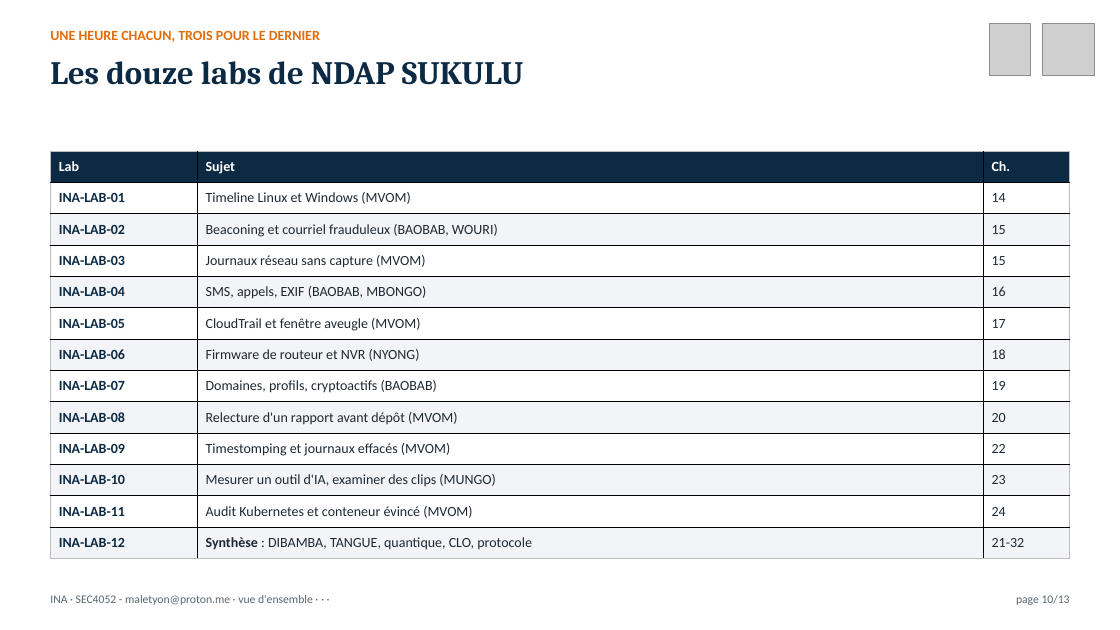
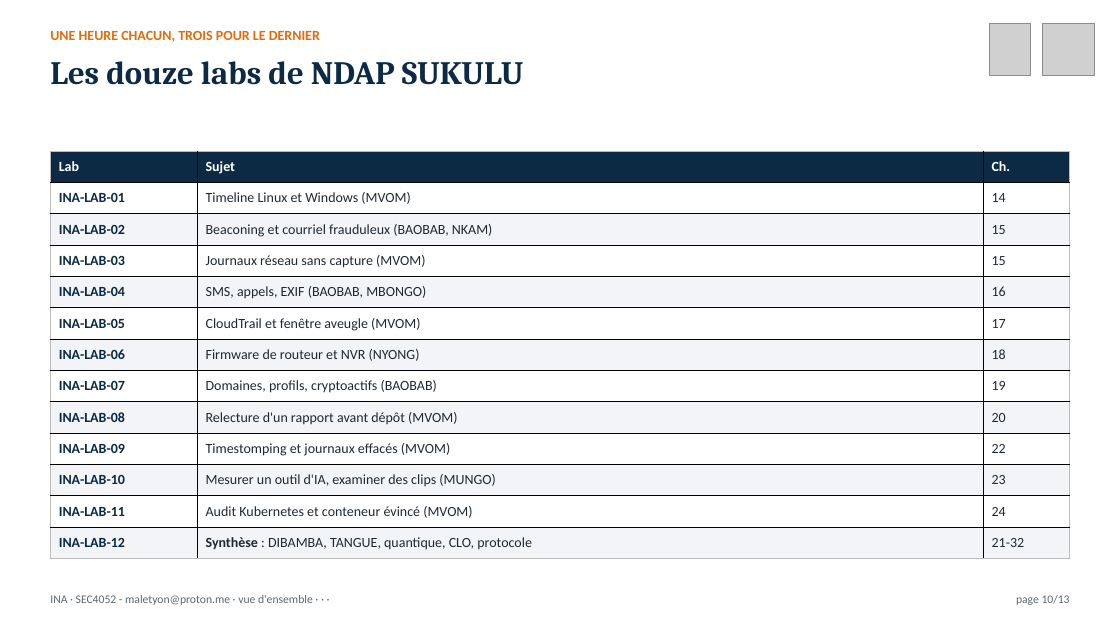
Before and after one commit to MaletYon/cours-ina, a slide deck: slide 10 of Présentation/INA_00_vision_globale.pptx. Drawn at 1120x630 pixels with LibreOffice and Linux fonts; fonts in the diff are those of the drawing; grey boxes stand for pictures. Boxes give left, top, right and bottom in pixels: in the first picture for what was removed or moved away, otherwise in the second. Text is boxed around its words. In the diff, an @@ line names an element or a change of style, - is before the commit and + after.

```diff
--- a/Présentation/INA_00_vision_globale.pptx
+++ b/Présentation/INA_00_vision_globale.pptx
@@ table at [50, 151, 1070, 559] @@
-row 3, column 2: Beaconing et courriel frauduleux (BAOBAB, WOURI)
+row 3, column 2: Beaconing et courriel frauduleux (BAOBAB, NKAM)
```
Also in this commit, not shown: 1 other slide changed, 35 other files.
